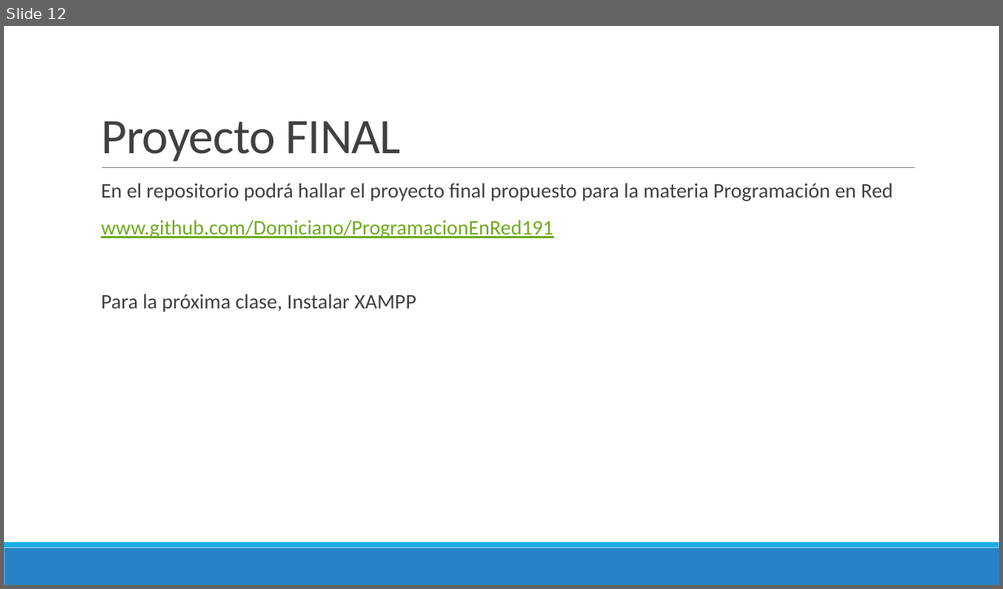
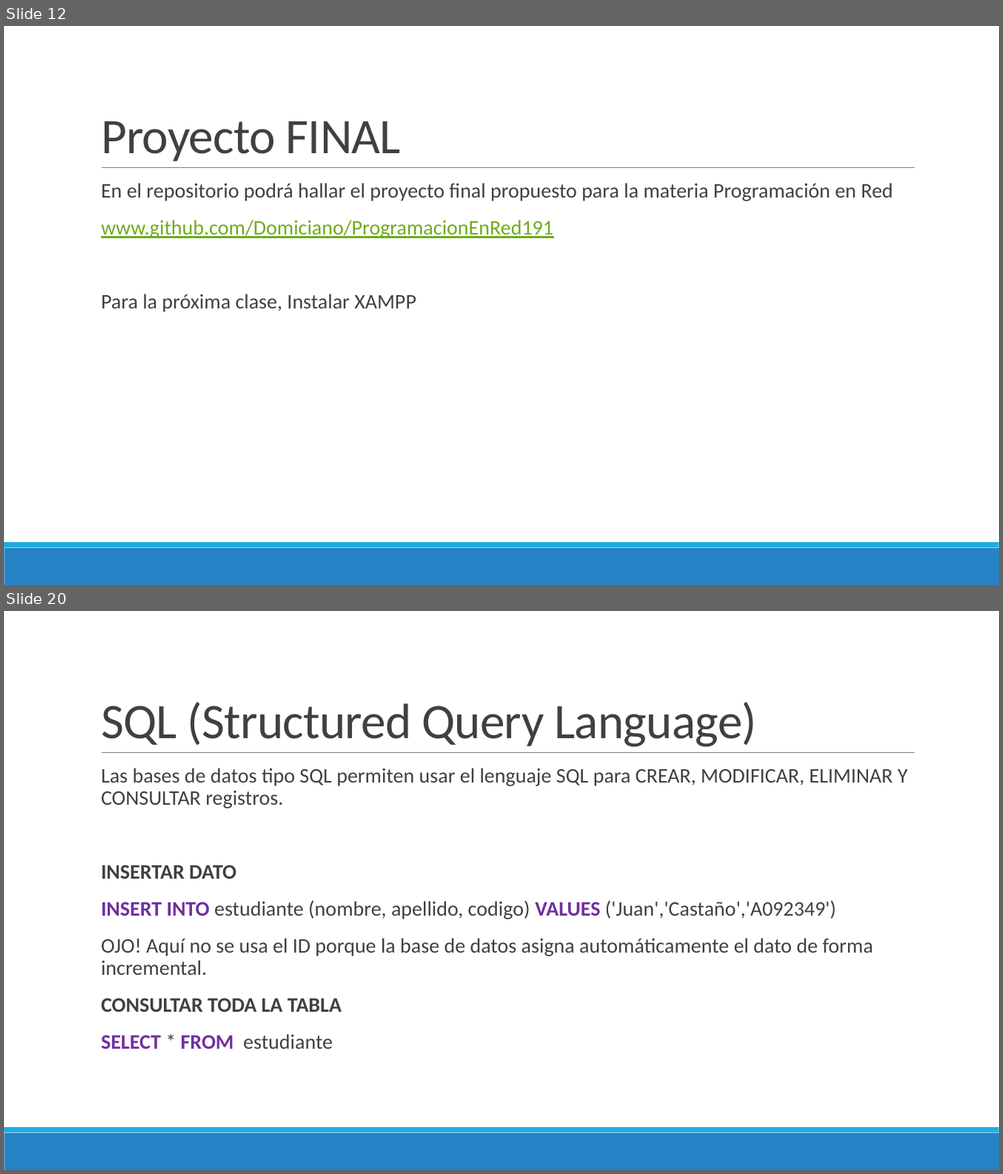
Before and after one commit to Domiciano/ProgramacionEnRed191, a slide deck: Semana 9/Presentación.pptx. Shown one above the other, each under a label of ours: slide 12 before the commit, slides 12 and 20 after it; the slides between them are not shown. The pictures are 1003x589 and 1003x1174 pixels, drawn with LibreOffice and Linux fonts; fonts in the diff are those of the drawing. Boxes give left, top, right and bottom in pixels: in the first picture for what was removed or moved away, otherwise in the second. Text is boxed around its words. In the diff, an @@ line names an element or a change of style, - is before the commit and + after.

```diff
--- a/Semana 9/Presentación.pptx
+++ b/Semana 9/Presentación.pptx
@@ slide 20 added at bbox=[4, 611, 999, 1170], background #FFFFFF; not listed: 3 template elements that a slide beside it also shows @@
@@ title added at bbox=[101, 702, 757, 747], 48 pt, text #404040 @@
+SQL (Structured Query Language)
@@ text added at bbox=[101, 768, 908, 1049], 20 pt, text #404040 @@
+  Las bases de datos tipo SQL permiten usar el lenguaje SQL para CREAR, MODIFICAR, ELIMINAR Y CONSULTAR registros.
+  INSERTAR DATO
+  INSERT INTO estudiante (nombre, apellido, codigo) VALUES ('Juan','Castaño','A092349')
+  OJO! Aquí no se usa el ID porque la base de datos asigna automáticamente el dato de forma incremental.
+  CONSULTAR TODA LA TABLA
+  SELECT * FROM estudiante
```
Also in this commit, not shown: 18 other slides added.
